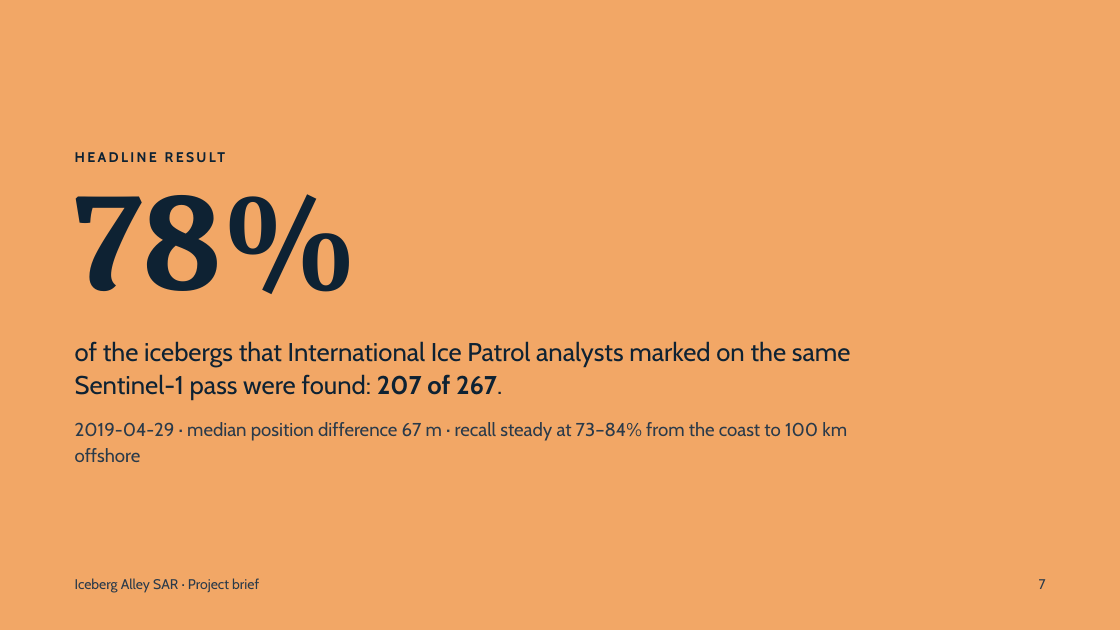
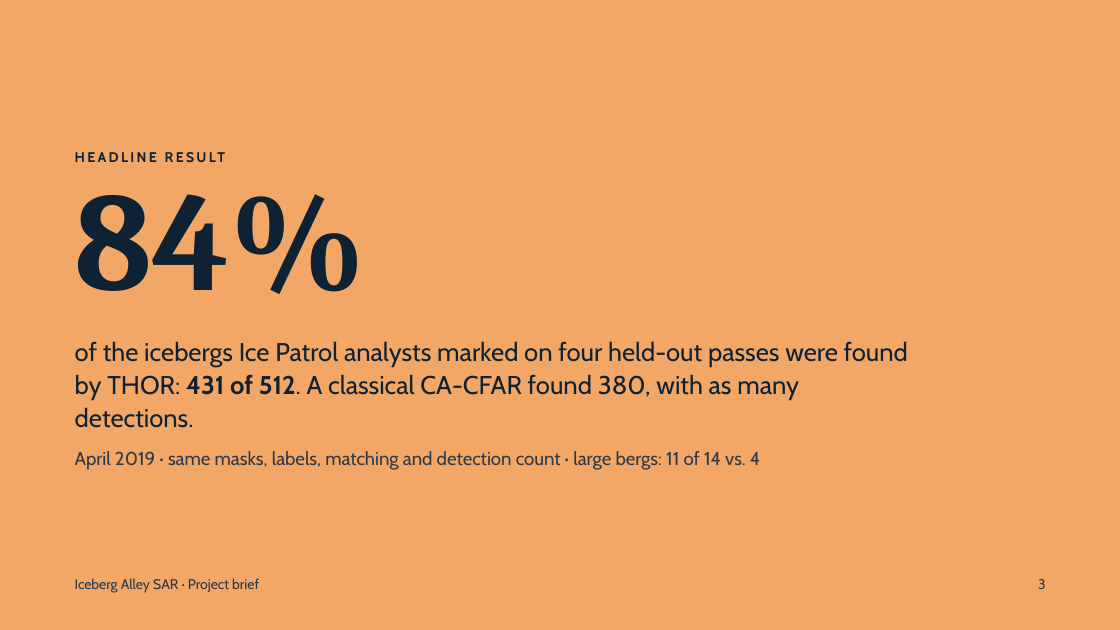
Before and after one commit to natali-kovalski/iceberg-alley-sar, a slide deck: slide 3 of docs/presentation/Iceberg Alley SAR — Project Brief v2.pptx (slide 7 before the commit). Drawn at 1120x630 pixels with LibreOffice and Linux fonts; fonts in the diff are those of the drawing. Boxes give left, top, right and bottom in pixels: in the first picture for what was removed or moved away, otherwise in the second. Text is boxed around its words. In the diff, an @@ line names an element or a change of style, - is before the commit and + after.

```diff
--- a/docs/presentation/Iceberg Alley SAR — Project Brief v2.pptx
+++ b/docs/presentation/Iceberg Alley SAR — Project Brief v2.pptx
@@ text at (75,194,367,294): text changed @@
-78%
+84%
@@ text at (75,341,908,400): text changed @@
-of the icebergs that International Ice Patrol analysts marked on the same Sentinel-1 pass were found: 207 of 267.
+of the icebergs Ice Patrol analysts marked on four held-out passes were found by THOR: 431 of 512. A classical CA-CFAR found 380, with as many detections.
@@ text at (75,451,760,470): text changed @@
-2019-04-29 · median position difference 67 m · recall steady at 73–84% from the coast to 100 km offshore
+April 2019 · same masks, labels, matching and detection count · large bergs: 11 of 14 vs. 4
@@ text at (1038,579,1046,589): text changed @@
-7
+3
```
Also in this commit, not shown: 12 other slides changed, 1 slide added, 1 slide removed, 10 other files.
